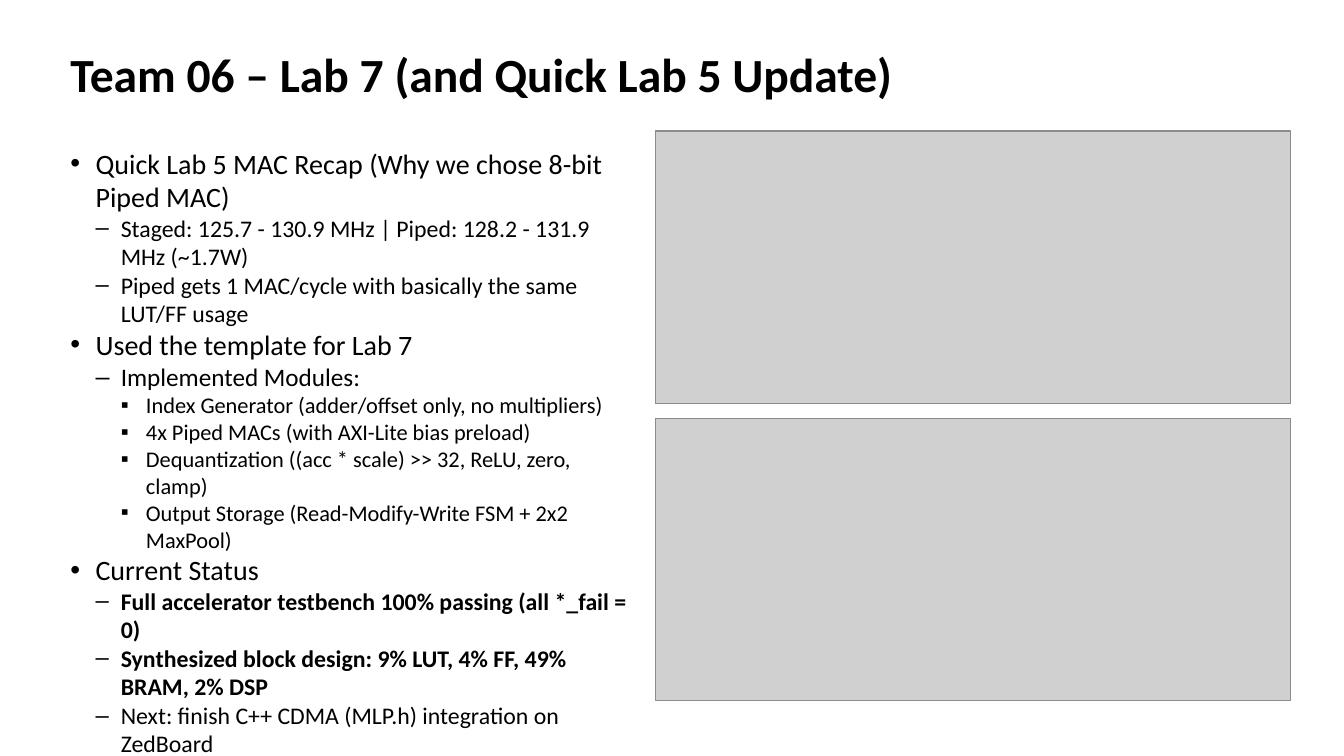
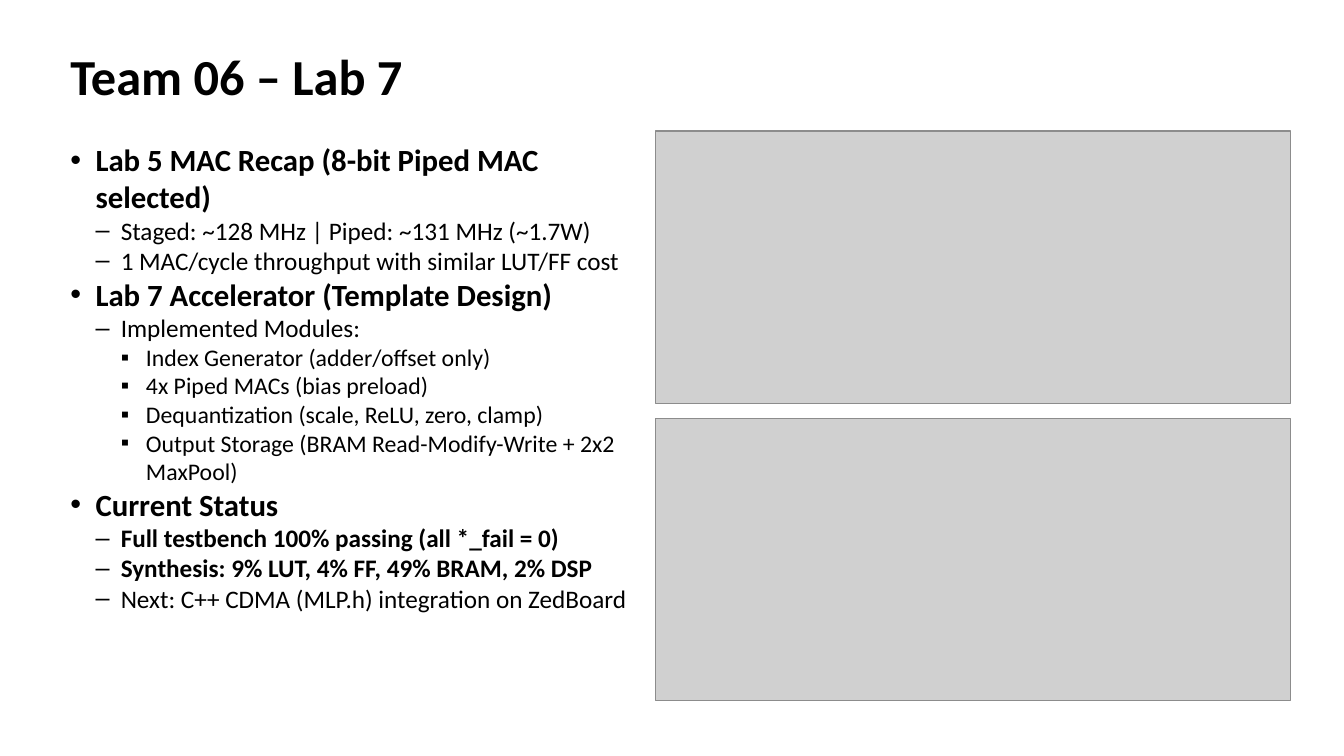
Before and after one commit to devjwk/cpre487lab1-7, a slide deck: slide 2 of Team06_Lab6_7_Demo.pptx. Drawn at 1344x756 pixels with LibreOffice and Linux fonts; fonts in the diff are those of the drawing; grey boxes stand for pictures. Boxes give left, top, right and bottom in pixels: in the first picture for what was removed or moved away, otherwise in the second. Text is boxed around its words. In the diff, an @@ line names an element or a change of style, - is before the commit and + after.

```diff
--- a/Team06_Lab6_7_Demo.pptx
+++ b/Team06_Lab6_7_Demo.pptx
@@ text at box(70, 59, 403, 96): text changed; size 34 to 36 pt @@
-Team 06 – Lab 7 (and Quick Lab 5 Update)
+Team 06 – Lab 7
@@ text at box(96, 148, 619, 312): text changed; size 17 to 18 pt @@
-• Quick Lab 5 MAC Recap (Why we chose 8-bit Piped MAC)
-  – Staged: 125.7 - 130.9 MHz | Piped: 128.2 - 131.9 MHz (~1.7W)
-  – Piped gets 1 MAC/cycle with basically the same LUT/FF usage
-• Used the template for Lab 7
+• Lab 5 MAC Recap (8-bit Piped MAC selected)
+  – Staged: ~128 MHz | Piped: ~131 MHz (~1.7W)
+  – 1 MAC/cycle throughput with similar LUT/FF cost
+• Lab 7 Accelerator (Template Design)
@@ text at box(146, 348, 614, 483): text changed; size 16 to 17 pt @@
-    ▪ Index Generator (adder/offset only, no multipliers)
-    ▪ 4x Piped MACs (with AXI-Lite bias preload)
-    ▪ Dequantization ((acc * scale) >> 32, ReLU, zero, clamp)
-    ▪ Output Storage (Read-Modify-Write FSM + 2x2 MaxPool)
+    ▪ Index Generator (adder/offset only)
+    ▪ 4x Piped MACs (bias preload)
+    ▪ Dequantization (scale, ReLU, zero, clamp)
+    ▪ Output Storage (BRAM Read-Modify-Write + 2x2 MaxPool)
@@ text at box(96, 495, 278, 517): size 20 to 22 pt, bold on in "Current Status" @@
@@ text at box(121, 528, 626, 613): text changed; size 17 to 18 pt @@
-  – Full accelerator testbench 100% passing (all *_fail = 0)
-  – Synthesized block design: 9% LUT, 4% FF, 49% BRAM, 2% DSP
-  – Next: finish C++ CDMA (MLP.h) integration on ZedBoard
+  – Full testbench 100% passing (all *_fail = 0)
+  – Synthesis: 9% LUT, 4% FF, 49% BRAM, 2% DSP
+  – Next: C++ CDMA (MLP.h) integration on ZedBoard
```
Also in this commit, not shown: 3 other slides changed, 1 other file.
